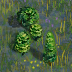
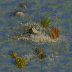
The second 72px x 72px image is a revision of the first. Changes to its layers:
added layer "panta3" above "panta2" over [0, 0, 72, 72]
hid "fagne3 #1" over [6, 4, 60, 67]
hid "marais6" over [0, 0, 72, 72]
added layer "salé1" above "salé2" over [0, 0, 72, 72]
added layer "salé2" above "salé3" over [0, 0, 72, 72]
added layer "salé3" above "fagne3" over [0, 0, 72, 72]
hid "fagne3" over [0, 0, 72, 72]
